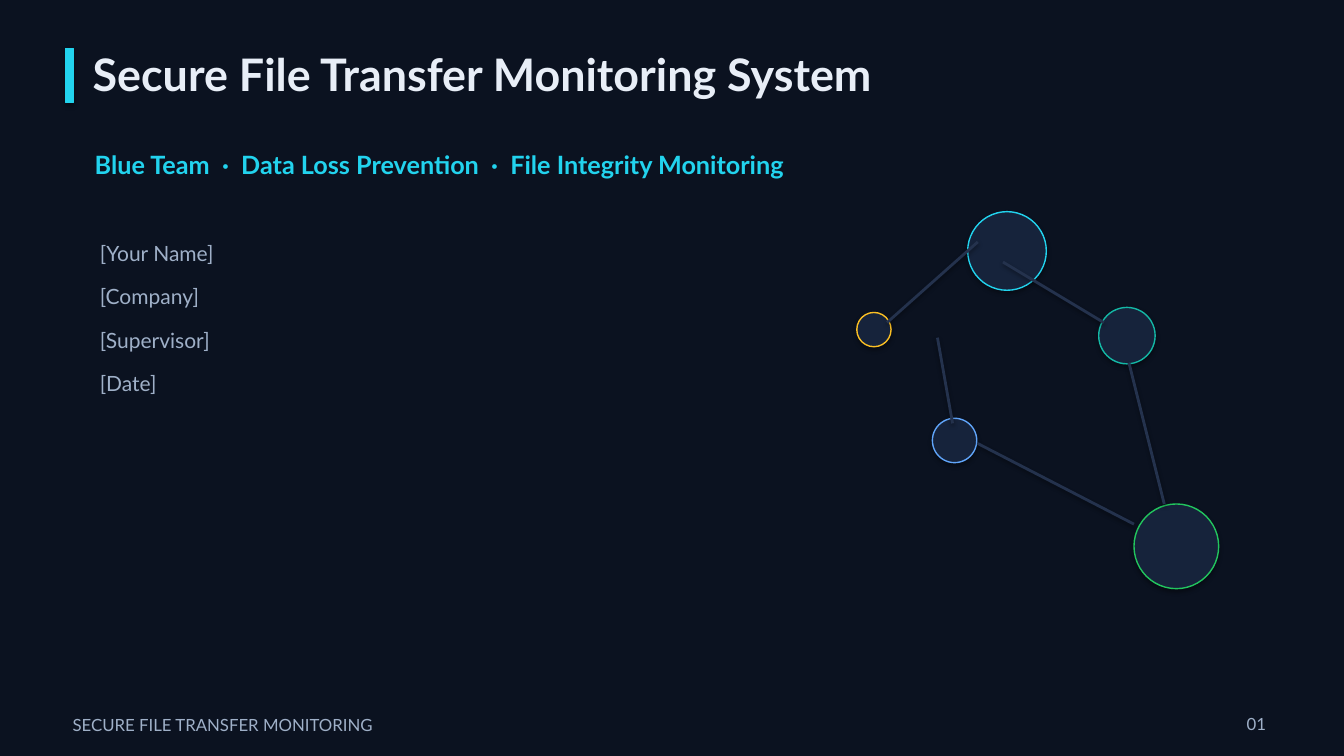
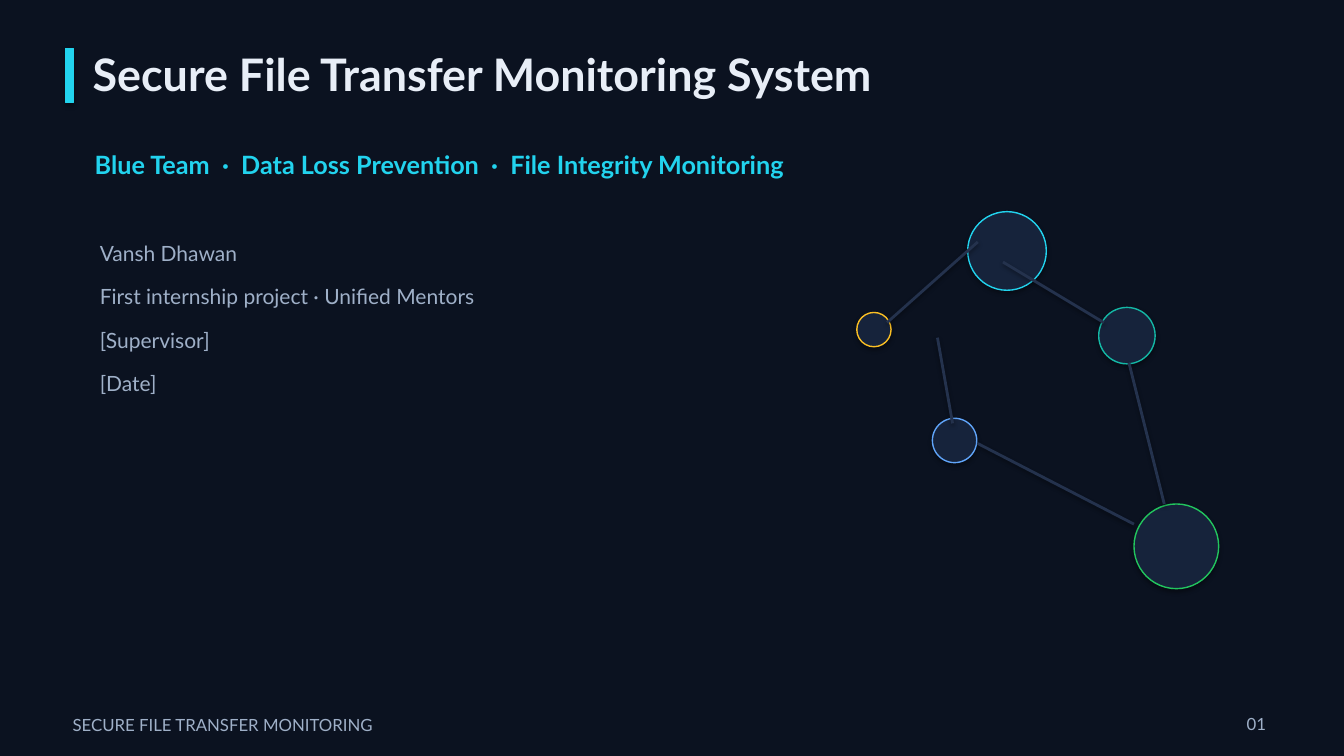
Before and after one commit to Vecesta-co/secure-file-transfer-monitoring-system, a slide deck: slide 1 of Final_Presentation.pptx. Drawn at 1344x756 pixels with LibreOffice and Linux fonts; fonts in the diff are those of the drawing. Boxes give left, top, right and bottom in pixels: in the first picture for what was removed or moved away, otherwise in the second. Text is boxed around its words. In the diff, an @@ line names an element or a change of style, - is before the commit and + after.

Commit message:
Add author and internship details to project deliverables

```diff
--- a/Final_Presentation.pptx
+++ b/Final_Presentation.pptx
@@ text at (100, 245, 237, 261): text changed @@
-[Your Name]
+Vansh Dhawan
@@ text at (100, 288, 474, 308): text changed @@
-[Company]
+First internship project · Unified Mentors
```
Also in this commit, not shown: 30 other files.
